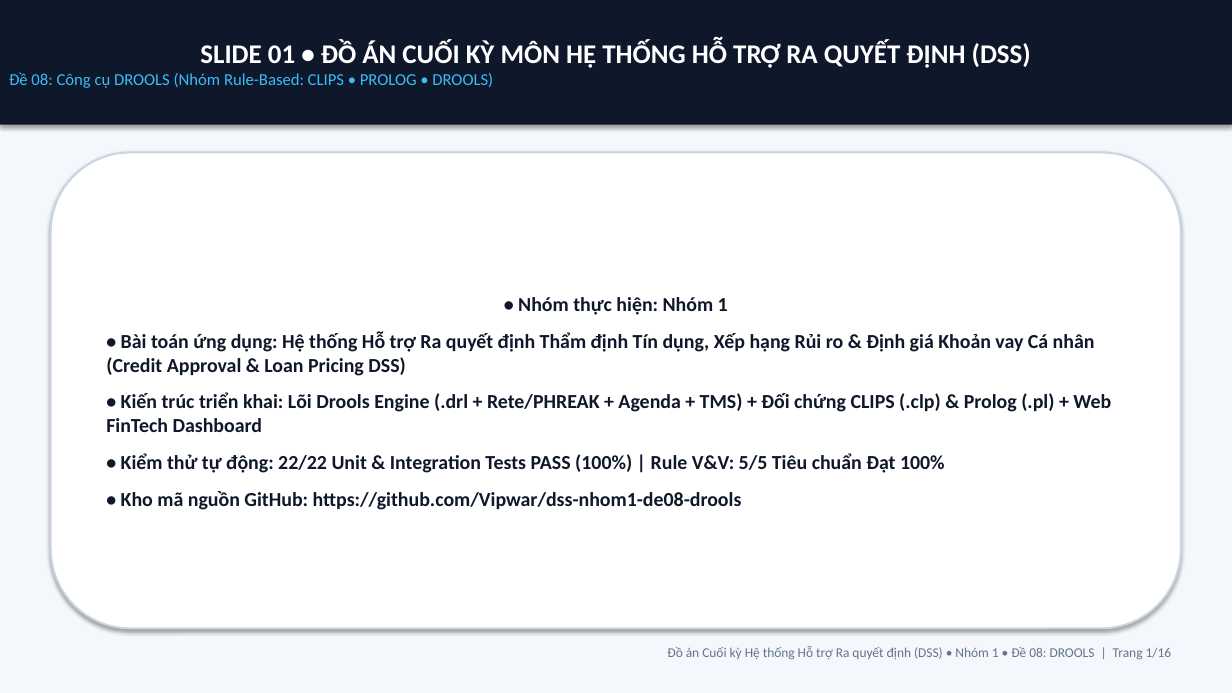
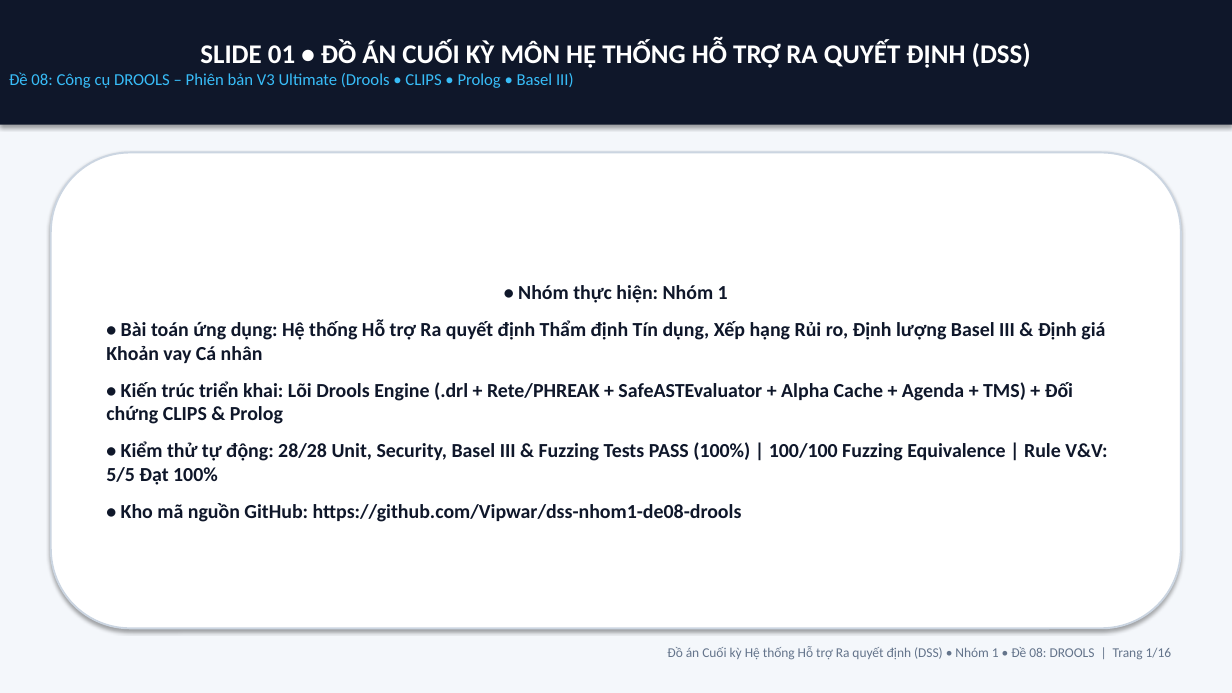
Before and after one commit to Vipwar/dss-nhom1-de08-drools, a slide deck: slide 1 of docs/SLIDE_THUYET_TRINH_DE_08_DROOLS_NHOM_1.pptx. Drawn at 1232x693 pixels with LibreOffice and Linux fonts; fonts in the diff are those of the drawing. Boxes give left, top, right and bottom in pixels: in the first picture for what was removed or moved away, otherwise in the second. Text is boxed around its words. In the diff, an @@ line names an element or a change of style, - is before the commit and + after.

Commit message:
Nang cap V3 Ultimate: SafeASTEvaluator, Alpha Memory Cache, Basel III & Stress-Testing, RFC 4180 CSV, Fuzzing 100 Ho so (28/28 Tests Pass)

```diff
--- a/docs/SLIDE_THUYET_TRINH_DE_08_DROOLS_NHOM_1.pptx
+++ b/docs/SLIDE_THUYET_TRINH_DE_08_DROOLS_NHOM_1.pptx
@@ text in rectangle at <box>9,72,574,88</box>: text changed @@
-Đề 08: Công cụ DROOLS (Nhóm Rule-Based: CLIPS • PROLOG • DROOLS)
+Đề 08: Công cụ DROOLS – Phiên bản V3 Ultimate (Drools • CLIPS • Prolog • Basel III)
@@ text in rounded rectangle at <box>106,320,1107,485</box>: text changed @@
-• Bài toán ứng dụng: Hệ thống Hỗ trợ Ra quyết định Thẩm định Tín dụng, Xếp hạng Rủi ro & Định giá Khoản vay Cá nhân (Credit Approval & Loan Pricing DSS)
-• Kiến trúc triển khai: Lõi Drools Engine (.drl + Rete/PHREAK + Agenda + TMS) + Đối chứng CLIPS (.clp) & Prolog (.pl) + Web FinTech Dashboard
-• Kiểm thử tự động: 22/22 Unit & Integration Tests PASS (100%) | Rule V&V: 5/5 Tiêu chuẩn Đạt 100%
+• Bài toán ứng dụng: Hệ thống Hỗ trợ Ra quyết định Thẩm định Tín dụng, Xếp hạng Rủi ro, Định lượng Basel III & Định giá Khoản vay Cá nhân
+• Kiến trúc triển khai: Lõi Drools Engine (.drl + Rete/PHREAK + SafeASTEvaluator + Alpha Cache + Agenda + TMS) + Đối chứng CLIPS & Prolog
+• Kiểm thử tự động: 28/28 Unit, Security, Basel III & Fuzzing Tests PASS (100%) | 100/100 Fuzzing Equivalence | Rule V&V: 5/5 Đạt 100%
```
Also in this commit, not shown: 10 other slides changed, 14 other files.
